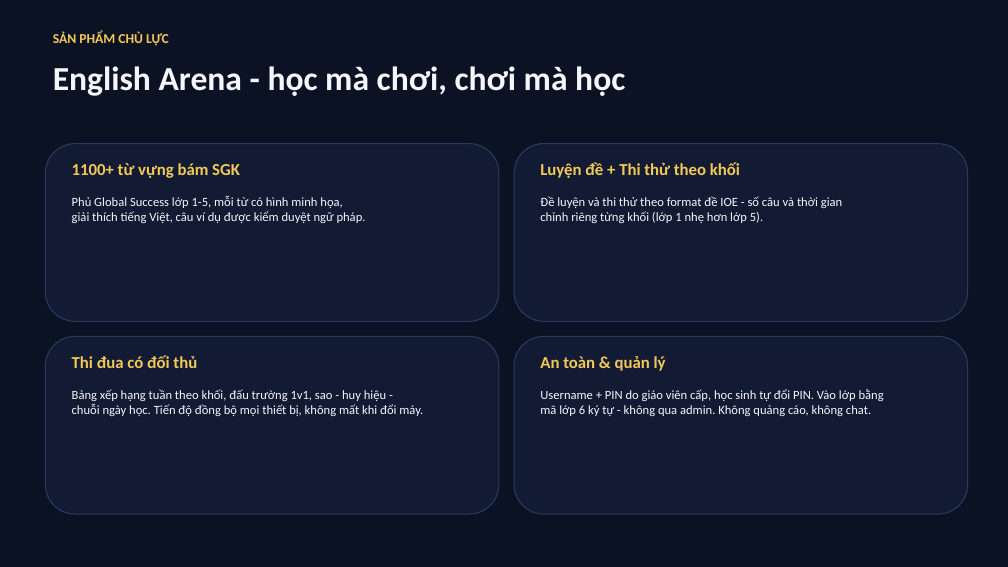
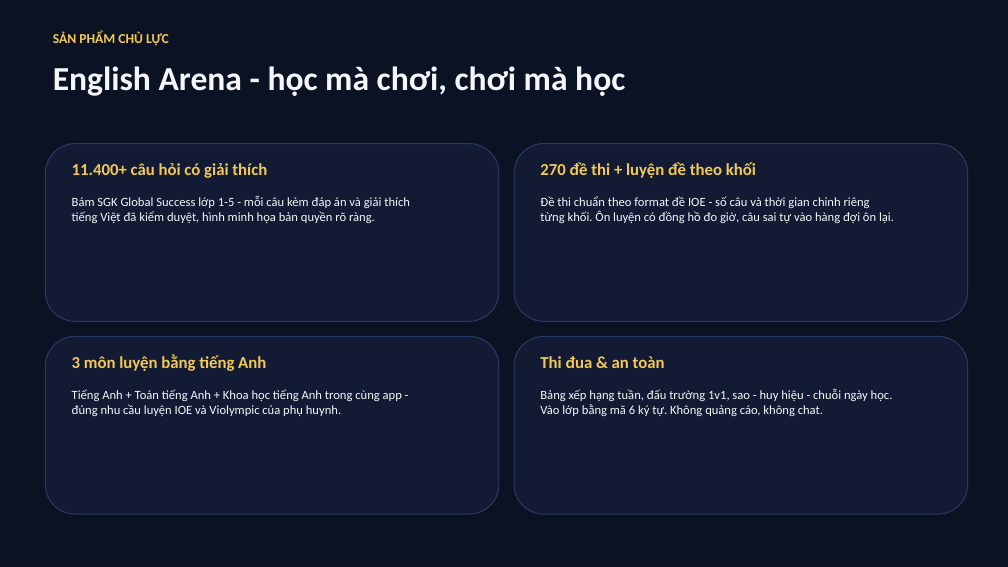
Before and after one commit to saintzzz/student-self-practice-web, a slide deck: slide 3 of docs/proposal-vieschool-khach-hang.pptx. Drawn at 1008x567 pixels with LibreOffice and Linux fonts; fonts in the diff are those of the drawing. Boxes give left, top, right and bottom in pixels: in the first picture for what was removed or moved away, otherwise in the second. Text is boxed around its words. In the diff, an @@ line names an element or a change of style, - is before the commit and + after.

```diff
--- a/docs/proposal-vieschool-khach-hang.pptx
+++ b/docs/proposal-vieschool-khach-hang.pptx
@@ text at box(72, 163, 267, 178): text changed @@
-1100+ từ vựng bám SGK
+11.400+ câu hỏi có giải thích
@@ text at box(540, 162, 756, 178): text changed @@
-Luyện đề + Thi thử theo khối
+270 đề thi + luyện đề theo khối
@@ text at box(72, 196, 410, 223): text changed @@
-Phủ Global Success lớp 1-5, mỗi từ có hình minh họa,
-giải thích tiếng Việt, câu ví dụ được kiểm duyệt ngữ pháp.
+Bám SGK Global Success lớp 1-5 - mỗi câu kèm đáp án và giải thích
+tiếng Việt đã kiểm duyệt, hình minh họa bản quyền rõ ràng.
@@ text at box(540, 196, 894, 223): text changed @@
-Đề luyện và thi thử theo format đề IOE - số câu và thời gian
-chỉnh riêng từng khối (lớp 1 nhẹ hơn lớp 5).
+Đề thi chuẩn theo format đề IOE - số câu và thời gian chỉnh riêng
+từng khối. Ôn luyện có đồng hồ đo giờ, câu sai tự vào hàng đợi ôn lại.
@@ text at box(72, 354, 266, 371): text changed @@
-Thi đua có đối thủ
+3 môn luyện bằng tiếng Anh
@@ text at box(540, 356, 665, 368): text changed @@
-An toàn & quản lý
+Thi đua & an toàn
@@ text at box(72, 389, 402, 416): text changed @@
-Bảng xếp hạng tuần theo khối, đấu trường 1v1, sao - huy hiệu -
-chuỗi ngày học. Tiến độ đồng bộ mọi thiết bị, không mất khi đổi máy.
+Tiếng Anh + Toán tiếng Anh + Khoa học tiếng Anh trong cùng app -
+đúng nhu cầu luyện IOE và Violympic của phụ huynh.
@@ text at box(540, 389, 893, 416): text changed @@
-Username + PIN do giáo viên cấp, học sinh tự đổi PIN. Vào lớp bằng
-mã lớp 6 ký tự - không qua admin. Không quảng cáo, không chat.
+Bảng xếp hạng tuần, đấu trường 1v1, sao - huy hiệu - chuỗi ngày học.
+Vào lớp bằng mã 6 ký tự. Không quảng cáo, không chat.
```
Also in this commit, not shown: 3 other slides changed, 5 other files.
